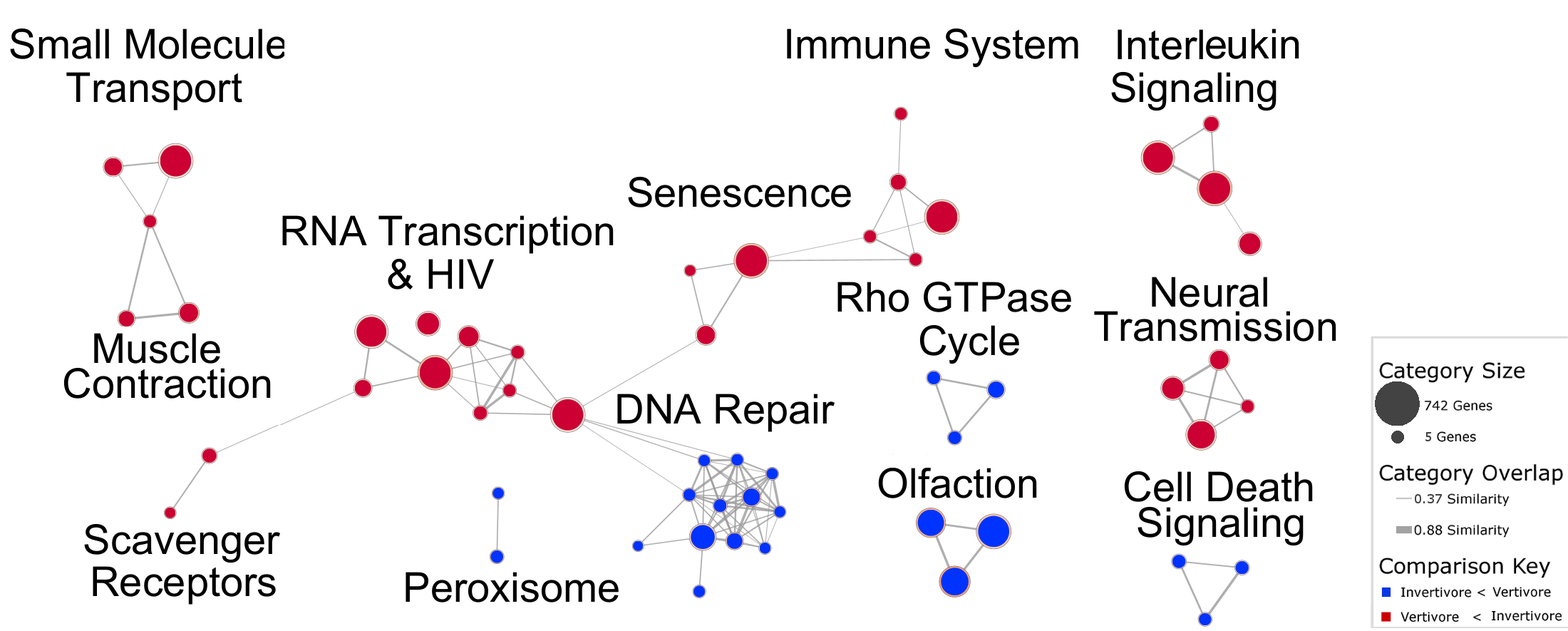
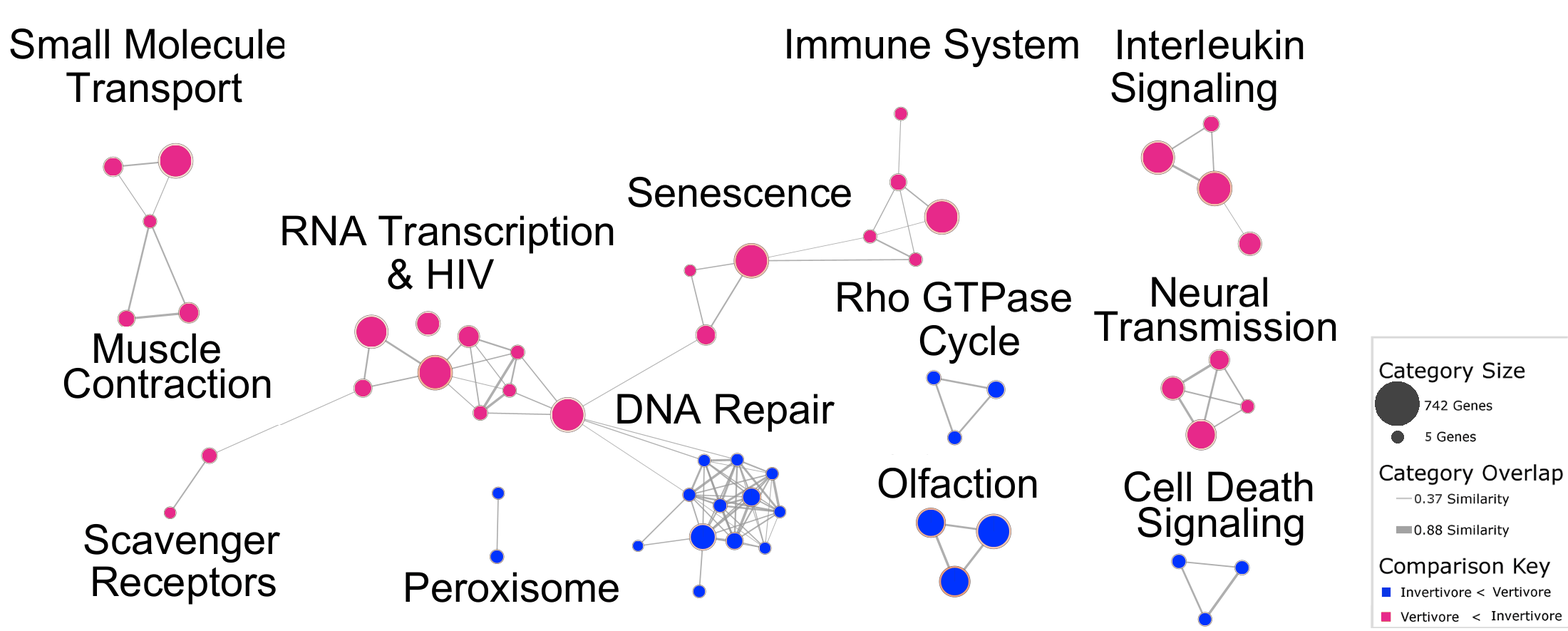
Layered file, before and after one edit (w=1568, h=631). Changes by layer:
renamed "Figure 2 -- Vertivore-Invertivore Cytoscape Raw.png" to "Pasted Layer #1", showed it, moved it above "Pasted Layer", painted on it over [12, 28, 1547, 622]
painted on "Pasted Layer" over [1230, 28, 1547, 622]
painted on "Vertivore Conserved vs I.png" over [12, 28, 1547, 622]
